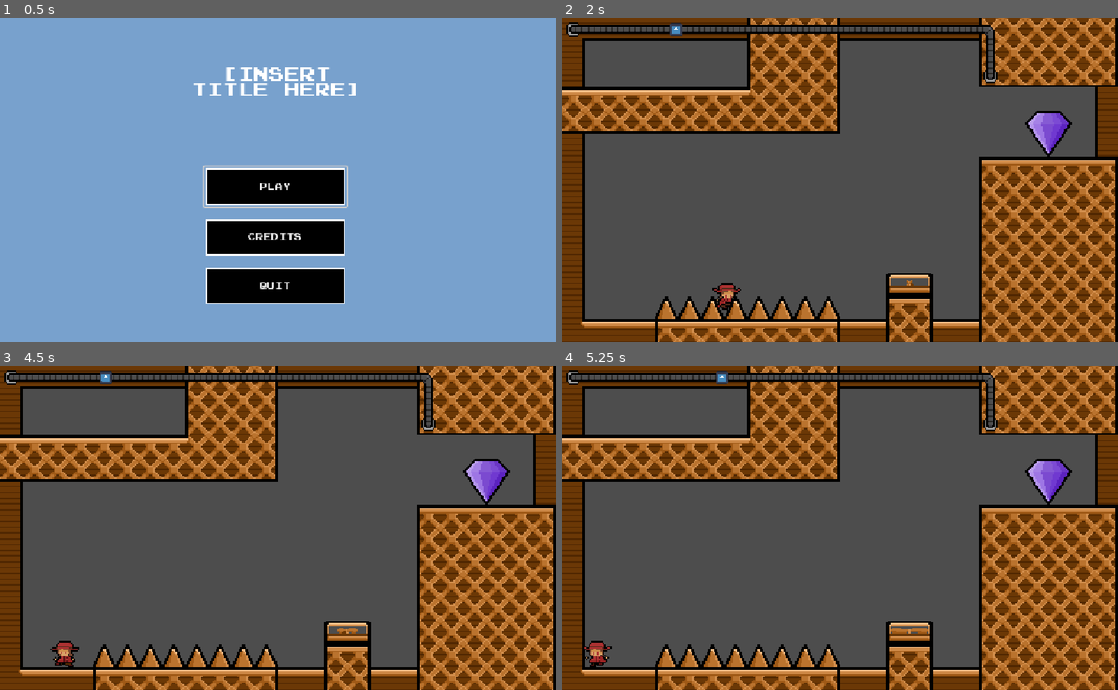
Above: before the commit, frames 1-4 (two rows, left to right).
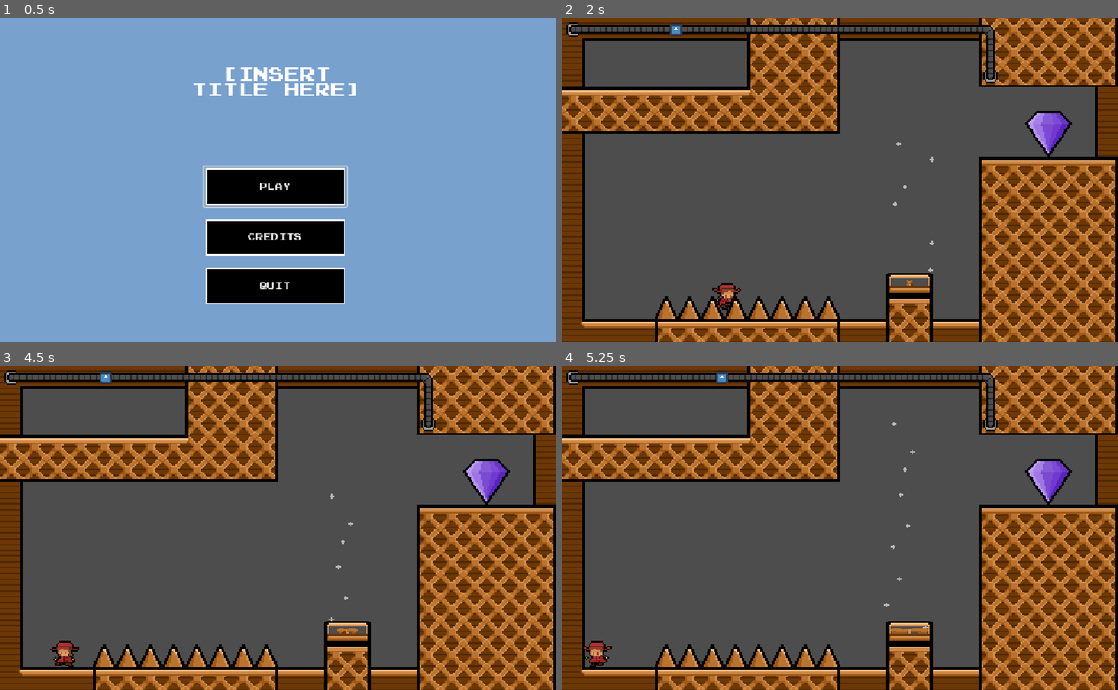
Above: after the commit, the same moments.

Repository: The-Necrodancer/Current-Jam
Game: Godot game, scene res://Scenes/game_manager.tscn
Two runs of this game, one before a commit and one after it. Both use one fixed random seed, a clock stepped at 60 frames per second and the inputs below. The engine's default icon, where the game draws it, is replaced by a stand-in: a white triangle on a blue panel in a dark square.
Inputs:
- Up to frame 1 (0.5 s): no input
- Up to frame 2 (2 s): click "Play" at 0.5 s; hold D (right) from 1.28 s (still down); tap Space (jump) at 1.52 s
- Up to frame 3 (4.5 s): release D (right) at 2.03 s; hold S (down) 2.03-2.78 s; tap Space (jump) at 2.27, 3.77 s; hold D (right) 2.78-3.53 s; hold W (up) 3.53-4.28 s; hold A (left) from 4.28 s (still down)
- Up to frame 4 (5.25 s): keep holding A (left); tap Space (jump) at 4.52 s

Frame 1 is identical in both runs. In frame 2, less than 0.1% of the frame differs, in the area x 59-67%, y 38-79%; in frame 3, less than 0.1%; in frame 4, less than 0.1%, in the area x 57-66%, y 17-81%.

Commit message:
Wind particles

Diff:
--- /dev/null
+++ b/windy-ass-bank-heist/Scenes/Fan/particle_wind.tscn
@@ -0,0 +1,20 @@
+[gd_scene format=3 uid="uid://cjkwboeocvoip"]
+
+[ext_resource type="Texture2D" uid="uid://dsxdxombur1cy" path="res://Sprites/wind_dust.png" id="1_n5oxx"]
+
+[node name="Particle_wind" type="CPUParticles2D" unique_id=320778406]
+z_index = -1
+amount = 20
+texture = ExtResource("1_n5oxx")
+lifetime = 5.0
+emission_shape = 3
+emission_rect_extents = Vector2(48, 20)
+direction = Vector2(0, -1)
+spread = 0.0
+gravity = Vector2(0, 0)
+initial_velocity_min = 200.0
+initial_velocity_max = 200.0
+radial_accel_min = -1.0
+radial_accel_max = 1.0
+scale_amount_min = 3.0
+scale_amount_max = 3.0
--- a/windy-ass-bank-heist/Scenes/Levels/level1.tscn
+++ b/windy-ass-bank-heist/Scenes/Levels/level1.tscn
@@ -10,6 +10,7 @@
 [ext_resource type="PackedScene" uid="uid://c4512pji0h4i4" path="res://Tilemap Stuff/WireTilemap.tscn" id="8_8onv0"]
 [ext_resource type="PackedScene" uid="uid://woh4wy1xm1d3" path="res://Scenes/Fan/fan_block.tscn" id="9_ir7pk"]
 [ext_resource type="PackedScene" uid="uid://cxb0nu6252c2u" path="res://Scenes/wind.tscn" id="9_jgkgd"]
+[ext_resource type="PackedScene" uid="uid://cjkwboeocvoip" path="res://Scenes/Fan/particle_wind.tscn" id="11_ilsv2"]
 
 [sub_resource type="RectangleShape2D" id="RectangleShape2D_ilsv2"]
 size = Vector2(96, 480)
@@ -55,3 +56,6 @@
 
 [node name="FanBlock" parent="." unique_id=1906170809 instance=ExtResource("9_ir7pk")]
 position = Vector2(672, 576)
+
+[node name="Particle_wind" parent="." unique_id=320778406 instance=ExtResource("11_ilsv2")]
+position = Vector2(720, 544)
--- a/windy-ass-bank-heist/Scenes/Levels/level_2.tscn
+++ b/windy-ass-bank-heist/Scenes/Levels/level_2.tscn
@@ -10,6 +10,7 @@
 [ext_resource type="PackedScene" uid="uid://cxb0nu6252c2u" path="res://Scenes/wind.tscn" id="8_blpqv"]
 [ext_resource type="PackedScene" uid="uid://woh4wy1xm1d3" path="res://Scenes/Fan/fan_block.tscn" id="9_1jlnc"]
 [ext_resource type="PackedScene" uid="uid://bhc828t5ibioa" path="res://Scenes/WireController.tscn" id="9_blpqv"]
+[ext_resource type="PackedScene" uid="uid://cjkwboeocvoip" path="res://Scenes/Fan/particle_wind.tscn" id="11_u40f0"]
 
 [sub_resource type="RectangleShape2D" id="RectangleShape2D_u40f0"]
 size = Vector2(384, 528)
@@ -66,3 +67,19 @@
 [node name="CollisionShape2D" type="CollisionShape2D" parent="Wind" unique_id=795953629]
 position = Vector2(48, -168)
 shape = SubResource("RectangleShape2D_u40f0")
+
+[node name="Particle_wind" parent="." unique_id=320778406 instance=ExtResource("11_u40f0")]
+position = Vector2(576, 656)
+lifetime = 3.0
+
+[node name="Particle_wind2" parent="." unique_id=745800863 instance=ExtResource("11_u40f0")]
+position = Vector2(672, 656)
+lifetime = 3.0
+
+[node name="Particle_wind3" parent="." unique_id=534742166 instance=ExtResource("11_u40f0")]
+position = Vector2(768, 656)
+lifetime = 3.0
+
+[node name="Particle_wind4" parent="." unique_id=311056047 instance=ExtResource("11_u40f0")]
+position = Vector2(864, 656)
+lifetime = 3.0
--- a/windy-ass-bank-heist/Scenes/Levels/level_3.tscn
+++ b/windy-ass-bank-heist/Scenes/Levels/level_3.tscn
@@ -11,6 +11,7 @@
 [ext_resource type="PackedScene" uid="uid://bhc828t5ibioa" path="res://Scenes/WireController.tscn" id="7_4ahh4"]
 [ext_resource type="PackedScene" uid="uid://woh4wy1xm1d3" path="res://Scenes/Fan/fan_block.tscn" id="7_dl55b"]
 [ext_resource type="PackedScene" uid="uid://brnuwwb6omkhj" path="res://Scenes/button.tscn" id="11_sy7oa"]
+[ext_resource type="PackedScene" uid="uid://cjkwboeocvoip" path="res://Scenes/Fan/particle_wind.tscn" id="12_sy7oa"]
 
 [sub_resource type="RectangleShape2D" id="RectangleShape2D_4ahh4"]
 size = Vector2(96, 576)
@@ -51,11 +52,12 @@
 [node name="Door" parent="." unique_id=890636085 instance=ExtResource("5_yy6i0")]
 position = Vector2(288, 240)
 
-[node name="FanController" parent="." unique_id=533134196 node_paths=PackedStringArray("wind", "fans") instance=ExtResource("6_x1k1j")]
+[node name="FanController" parent="." unique_id=533134196 node_paths=PackedStringArray("wind", "fans", "fan_particles") instance=ExtResource("6_x1k1j")]
 position = Vector2(480, 624)
 enabled = false
 wind = NodePath("Wind")
 fans = [NodePath("FanBlock2")]
+fan_particles = [NodePath("../Particle_wind")]
 
 [node name="Wind" parent="FanController" unique_id=886117404 instance=ExtResource("6_yy6i0")]
 position = Vector2(24, 28)
@@ -70,3 +72,6 @@
 [node name="Button" parent="." unique_id=1493427791 node_paths=PackedStringArray("wire") instance=ExtResource("11_sy7oa")]
 position = Vector2(960, 480)
 wire = NodePath("../WireController")
+
+[node name="Particle_wind" parent="." unique_id=320778406 instance=ExtResource("12_sy7oa")]
+position = Vector2(480, 560)
--- a/windy-ass-bank-heist/Scripts/fan.gd
+++ b/windy-ass-bank-heist/Scripts/fan.gd
@@ -3,6 +3,7 @@
 @export var enabled: bool = true
 @export var wind: Area2D
 @export var fans: Array[fanblock]
+@export var fan_particles : Array[CPUParticles2D]
 
 func _ready() -> void:
 	wind.monitoring = false
@@ -10,6 +11,8 @@
 		#turn off animation
 		fan.deactivate()
 		pass
+	for p in fan_particles:
+		p.emitting = false
 
 
 func _on_area_entered(area: Area2D) -> void:
@@ -18,6 +21,8 @@
 		#play on animation
 		fan.activate()
 		pass
+	for p in fan_particles:
+		p.emitting = true
 
 	$Timer.start()
 
@@ -27,3 +32,5 @@
 		#turn off animation
 		fan.deactivate()
 		pass
+	for p in fan_particles:
+		p.emitting = false
Binary file added: windy-ass-bank-heist/Sprites/wind_dust.png
Not shown, added: windy-ass-bank-heist/Sprites/wind_dust.png.import
